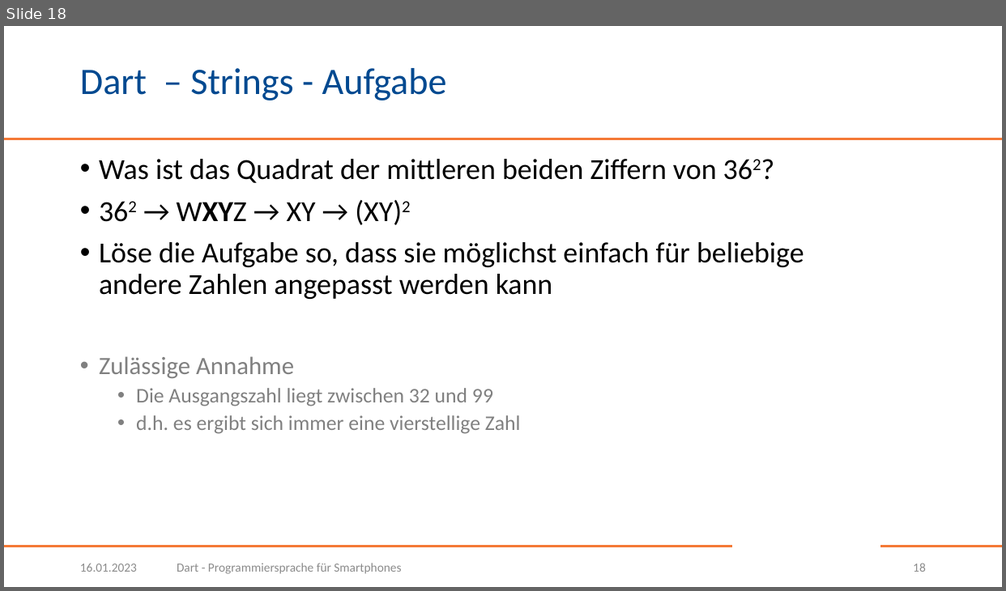
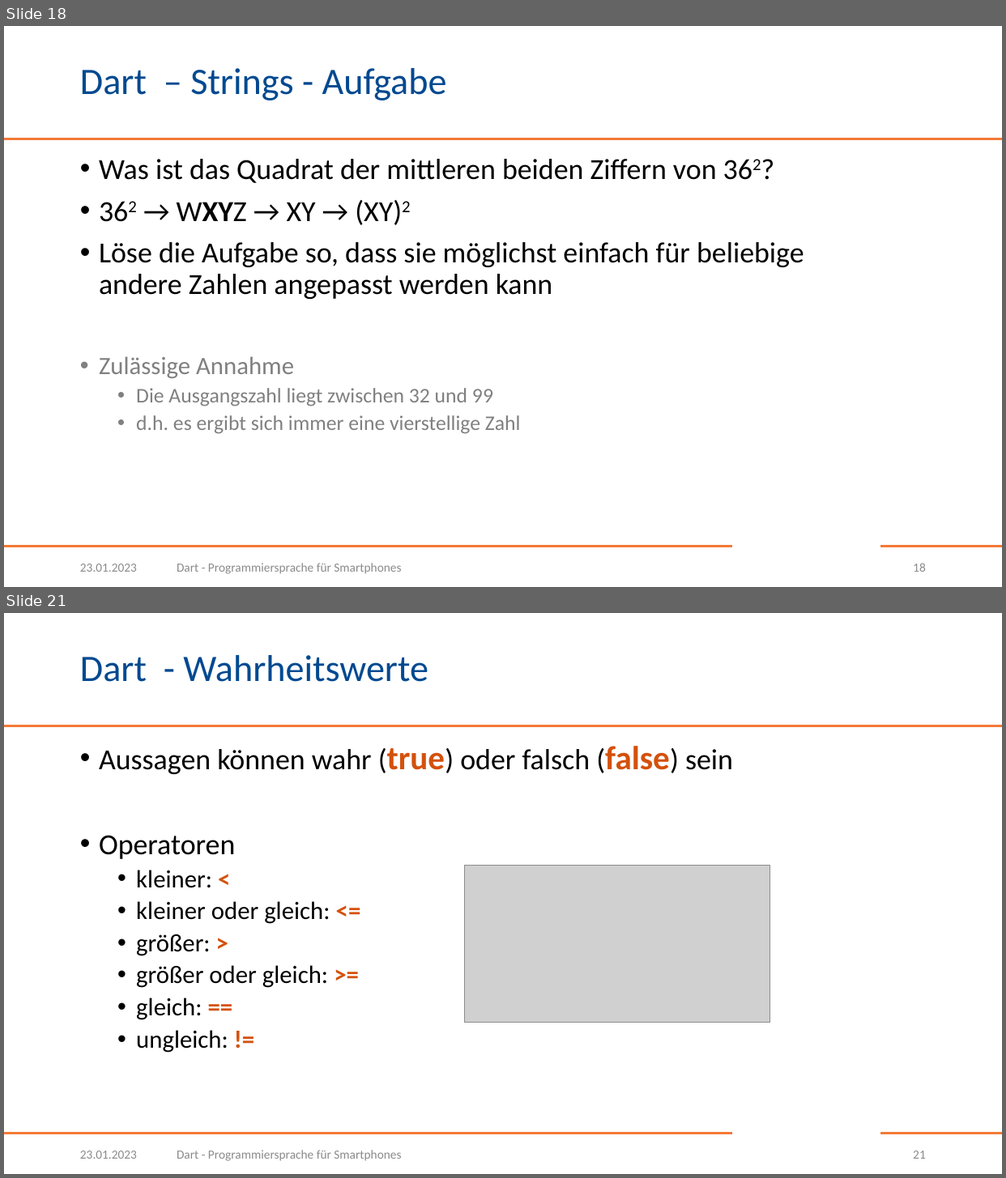
Before and after one commit to BogyMitutoyoCTL/DecisionMakingApp, a slide deck: presentations/Dart.pptx. Shown one above the other, each under a label of ours: slide 18 before the commit, slides 18 and 21 after it; the slides between them are not shown. The pictures are 1006x591 and 1006x1178 pixels, drawn with LibreOffice and Linux fonts; fonts in the diff are those of the drawing; grey boxes stand for pictures; background and template pictures are left out. Boxes give left, top, right and bottom in pixels: in the first picture for what was removed or moved away, otherwise in the second. Text is boxed around its words. In the diff, an @@ line names an element or a change of style, - is before the commit and + after.

```diff
--- a/presentations/Dart.pptx
+++ b/presentations/Dart.pptx
@@ slide 21 added at bbox=[4, 613, 1002, 1174], background #FFFFFF; not listed: 3 template elements that a slide beside it also shows @@
@@ title added at bbox=[80, 655, 428, 682], 36 pt, text #004990 @@
+Dart - Wahrheitswerte
@@ text added at bbox=[99, 746, 733, 1053], 24 pt, text #000000 @@
+• Aussagen können wahr (true) oder falsch (false) sein
+• Operatoren
+  • kleiner: <
+  • kleiner oder gleich: <=
+  • größer: >
+  • größer oder gleich: >=
+  • gleich: ==
+  • ungleich: !=
@@ picture added at bbox=[464, 865, 769, 1023] @@
@@ text added at bbox=[80, 1151, 137, 1159], 12 pt, text #8C8C8C @@
+23.01.2023
@@ text added at bbox=[177, 1150, 401, 1161], 12 pt, text #8C8C8C @@
+Dart - Programmiersprache für Smartphones
@@ page number added at bbox=[913, 1151, 926, 1159], 12 pt, text #8C8C8C @@
+21
@@ slide 18 changed as well @@
@@ text at bbox=[80, 564, 137, 572]: text changed @@
-16.01.2023
+23.01.2023
```
Also in this commit, not shown: 17 other slides changed, 6 other slides added.
